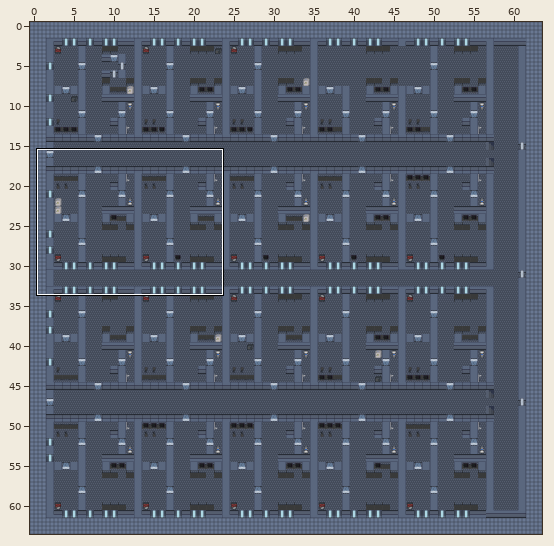
One commit to this Tiled map: NamelessRogue/Content/Buildings/ApartmentBlockFloorGroundLevel.tmx. The picture above shows the old version from afar; the outline marks the close-up.
Close-up. Earlier state:
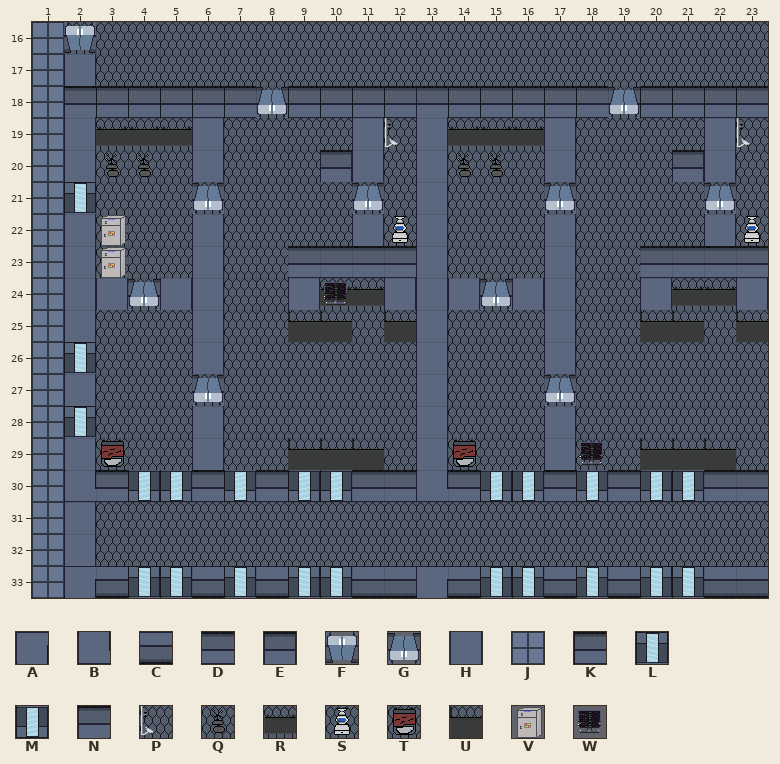
Cells are 32x32 px. Shown: x 1..23, y 16..33. The commit also changed other parts of the map, which this record leaves out.
Key: from "tileset2": A 0, B 0 flipped up-down, C 1, D 1 flipped up-down, E 4 flipped up-down, F 5, G 5 flipped up-down, H 20, J 21, K 24 flipped up-down, L 26, M 26 flipped up-down, N 40 flipped up-down, P 160 flipped up-down, Q 161 flipped up-down, R 162 flipped up-down, S 163 flipped up-down, T 180 flipped up-down, U 185 flipped up-down, V 200, W 202.
_ is an empty cell.
Layers that did not change in this view are not listed.
Layer "main" before, first column x 1:
16 JF_____________________
17 JH_____________________
18 JNKKKKKGKKKKNKKKKKGKKKK
19 JHRRRH____HPHRRRH____HP
20 JHQQ_H___EH_HQQ_H___EH_
21 JL___G____G_H___G____G_
22 JH___H____HSH___H____HS
23 JH___H__DDDDH___H__DDDD
24 JHHGHH__HRRHHHGHH__HRRH
25 JH___H__UU_UH___H__UU_U
26 JL___H______H___H______
27 JH___G______H___G______
28 JL___H______H___H______
29 JHT__HJJUUU_HT__HJJUUU_
30 JBDMMDMDMMDDBDMMDMDMMDD
31 JH_____________________
32 JH_____________________
33 JACLLCLCLLCCACLLCLCLLCC
The same view after the edit:
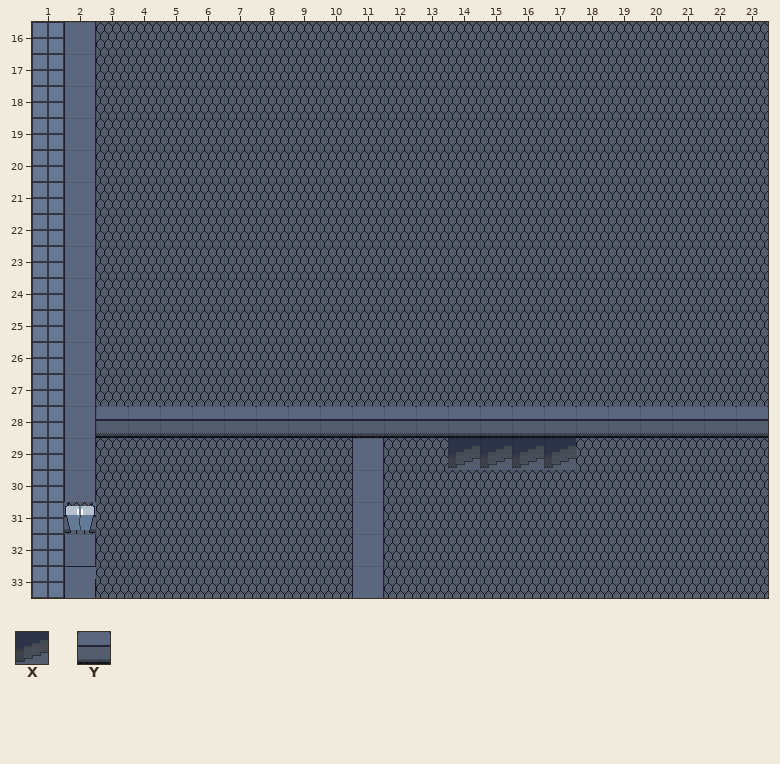
Further tiles: from "tileset2": X 28, Y 43.
See-through tiles are keyed as they look on the map.
Diff:
Changed rows in their new state; . is an unchanged cell.
Layer "main":
first column x 2:
16 H.....................
18 H_____________________
19 .____...._______....__
20 .__._...__.___._...__.
21 H..._...._._..._...._.
22 ...._....___..._....__
23 ...._.._____..._..____
24 .____.._________..____
25 ...._..__.__..._..__._
26 H..._......_..._......
27 ...._......_..._......
28 HYYYYYYYYYYYYYYYYYYYYY
29 ._.._..__H._XXXX_.___.
30 H________H____________
31 F........H............
32 .........H............
33 .________H____________
Layer "animated":
first column x 3:
22 _.......
23 _.......
24 ......._
first column x 18:
29 _
Boxes around the changes in both close-ups, in picture pixels (x1, y1, x2, y2):
changed: (64, 22, 96, 54)
changed: (64, 86, 768, 598)
